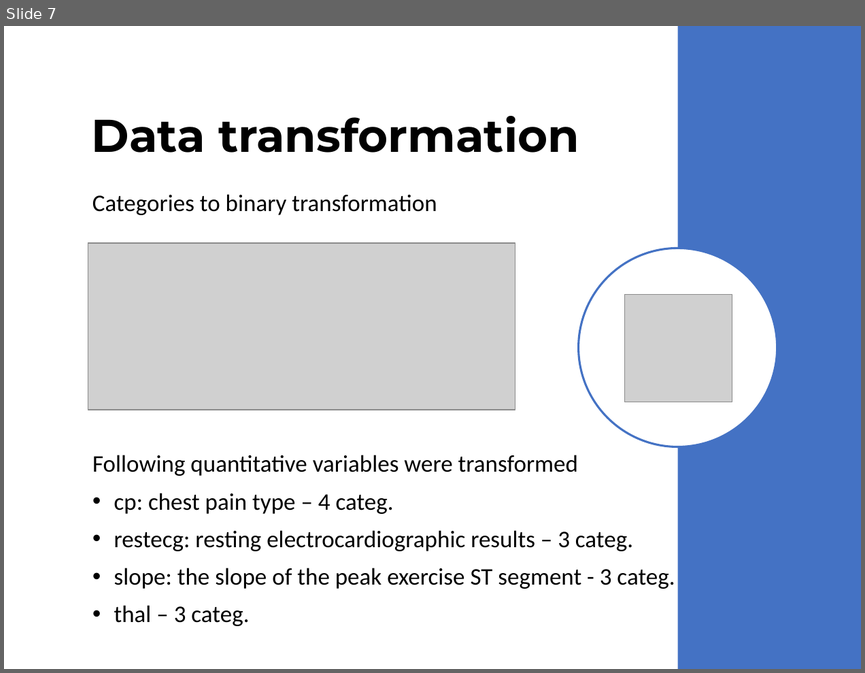
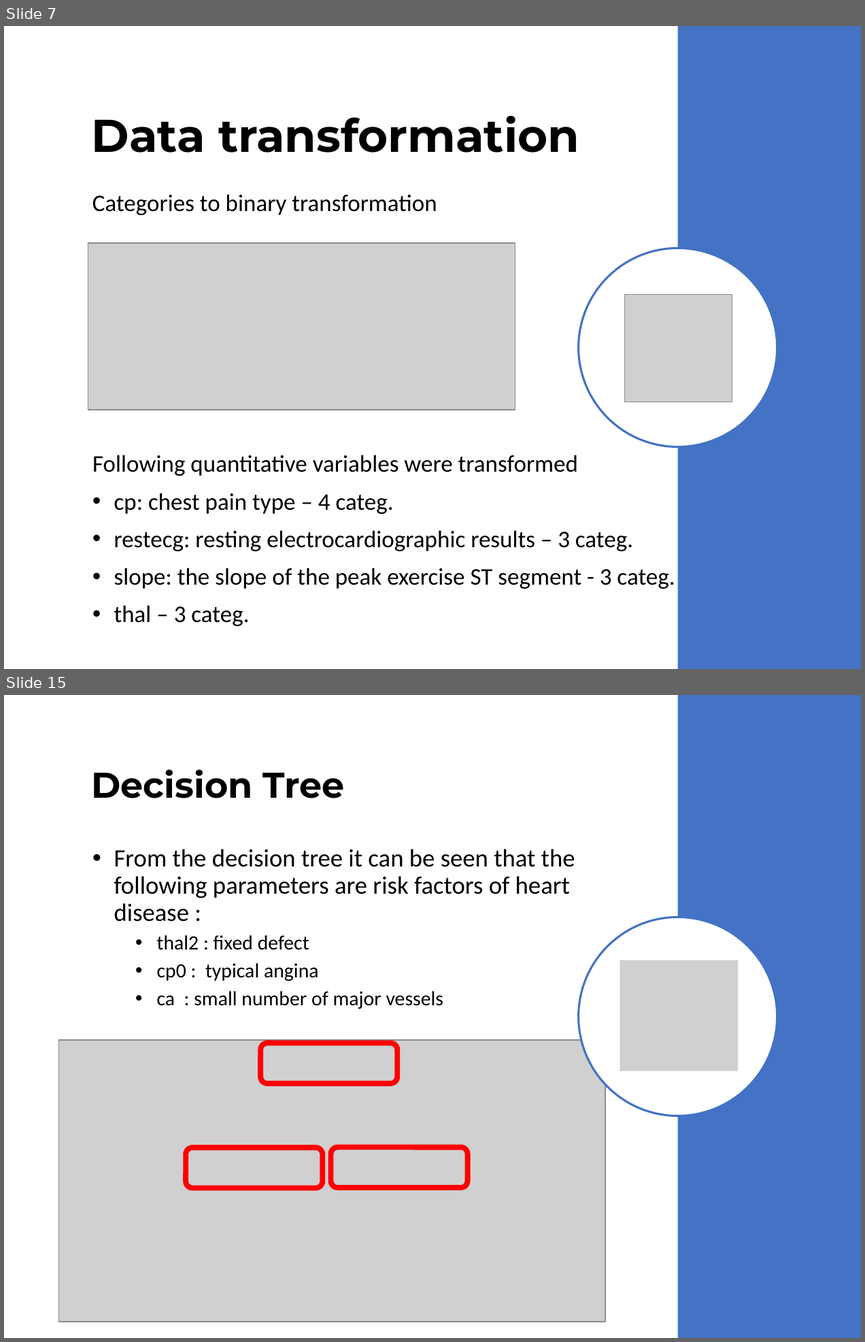
Before and after one commit to vinoroy/statsLearning, a slide deck: YCBS255_19-04-23_ass4_VincentRoy.pptx. Shown one above the other, each under a label of ours: slide 7 before the commit, slides 7 and 15 after it; the slides between them are not shown. The pictures are 865x673 and 865x1342 pixels, drawn with LibreOffice and Linux fonts; fonts in the diff are those of the drawing; grey boxes stand for pictures. Boxes give left, top, right and bottom in pixels: in the first picture for what was removed or moved away, otherwise in the second. Text is boxed around its words. In the diff, an @@ line names an element or a change of style, - is before the commit and + after.

```diff
--- a/YCBS255_19-04-23_ass4_VincentRoy.pptx
+++ b/YCBS255_19-04-23_ass4_VincentRoy.pptx
@@ slide 15 added at box(4, 695, 861, 1338), background #FFFFFF @@
@@ rectangle added at box(677, 695, 861, 1338), fill #4472C4 @@
@@ title added at box(91, 769, 345, 798), 30 pt, text #000000, bold @@
+Decision Tree
@@ text added at box(114, 849, 575, 1008), 21 pt, text #000000 @@
+• From the decision tree it can be seen that the following parameters are risk factors of heart disease :
+  • thal2 : fixed defect
+  • cp0 : typical angina
+  • ca : small number of major vessels
@@ ellipse added at box(578, 917, 777, 1116), fill #FFFFFF, outline #4472C4 1.75 pt @@
@@ picture added at box(620, 960, 738, 1070) @@
@@ picture added at box(59, 1040, 606, 1321) @@
@@ rounded rectangle added at box(260, 1043, 397, 1083), outline #FF0000 4.5 pt @@
@@ rounded rectangle added at box(186, 1147, 323, 1187), outline #FF0000 4.5 pt @@
@@ rounded rectangle added at box(330, 1147, 468, 1187), outline #FF0000 4.5 pt @@
```
Also in this commit, not shown: 9 slides changed, 2 other slides added, 2 other files.
